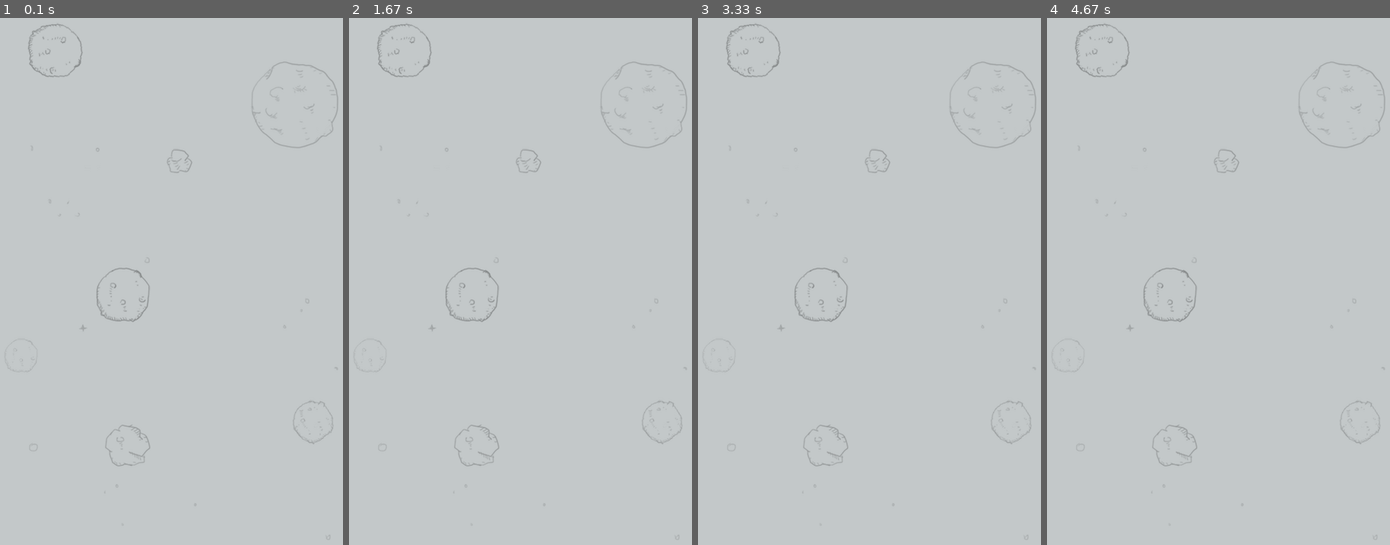
Above: before the commit, frames 1-4 (left to right).
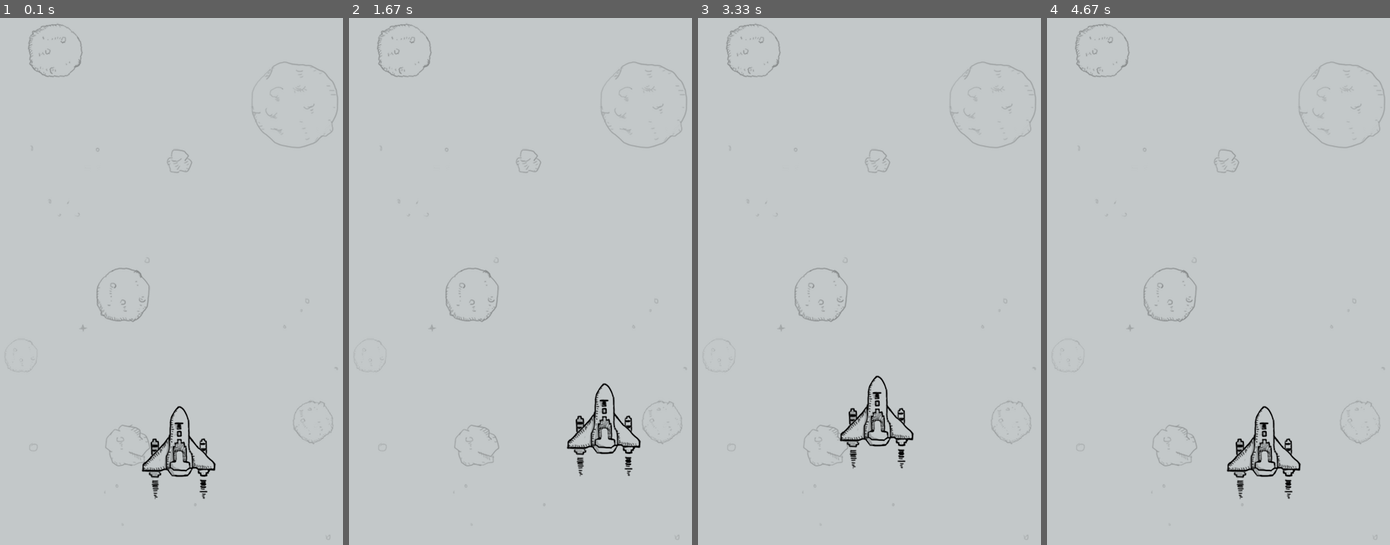
Above: after the commit, the same moments.

Repository: yuyi1266173/AircraftWar_PyGame
Game: pygame game, started from main.py
Two runs of this game, one before a commit and one after it. Both use one fixed random seed, a clock stepped at 60 frames per second and the inputs below.
Inputs:
- Up to frame 1 (0.1 s): no input
- Up to frame 2 (1.67 s): hold Right 0.33-0.8 s; hold Up 0.83-1.13 s; hold Right 1.17-1.63 s
- Up to frame 3 (3.33 s): hold Left 1.67-2.2 s; hold Down 2.23-2.53 s; hold Left 2.57-2.97 s; hold Up from 3 s (still down)
- Up to frame 4 (4.67 s): release Up at 3.37 s; hold Right 3.4-4.03 s; hold Down 4.07-4.43 s; hold Left from 4.47 s (still down)

The runs differ from the first frame. In frame 1, 1.0% of the frame differs, in the area x 41-63%, y 73-92%; in frame 2, 1.0%; in frame 3, 1.0%; in frame 4, 1.0%.

Commit message:
add Myplane

Diff:
--- a/main.py
+++ b/main.py
@@ -5,6 +5,7 @@
 from pygame.locals import *
 from sys import exit
 import traceback
+from myplane import MyPlane
 
 def main():
 	pygame.mixer.pre_init()
@@ -14,6 +15,7 @@
 
 	screen = pygame.display.set_mode(bg_size)
 	pygame.display.set_caption("AircraftWar")
+	pygame.key.set_repeat(100, 100)
 
 	background = pygame.image.load('images/background.png').convert()
 
@@ -23,6 +25,8 @@
 	clock = pygame.time.Clock()
 	pygame.mixer.music.play()
 
+	me = MyPlane(bg_size)
+
 	running = True
 
 	while running:
@@ -30,7 +34,18 @@
 			if event.type == QUIT:
 				exit()
 
-		screen.blit( background,(0, 0) )
+			if event.type == KEYDOWN:
+				if event.key == K_LEFT:
+					me.moveLeft()
+				elif event.key == K_RIGHT:
+					me.moveRight()
+				elif event.key == K_UP:
+					me.moveUp()
+				elif event.key == K_DOWN:
+					me.moveDown()
+
+		screen.blit( background, (0, 0) )
+		screen.blit( me.image, me.rect )
 		clock.tick(60)
 
 		#pygame.display.flip()
--- /dev/null
+++ b/myplane.py
@@ -0,0 +1,38 @@
+#!python3
+#-*- coding: utf-8 -*-
+
+import pygame
+
+class MyPlane(pygame.sprite.Sprite):
+	def __init__(self, bg_size):
+		super(pygame.sprite.Sprite, self).__init__()
+		self.image = pygame.image.load('images/me1.png').convert_alpha()
+		self.moveSpace = (bg_size[0], bg_size[1] - 60)
+		self.rect = self.image.get_rect()
+		self.rect.left = (self.moveSpace[0] - self.rect.width) // 2
+		self.rect.top = self.moveSpace[1] - self.rect.height
+		self.speed = 10
+
+	def moveUp(self):
+		if self.rect.top > 0:
+			self.rect.top -= self.speed
+		else:
+			self.rect.top = 0
+
+	def moveDown(self):
+		if self.rect.bottom < self.moveSpace[1]:
+			self.rect.bottom += self.speed
+		else:
+			self.rect.bottom = self.moveSpace[1]
+
+	def moveLeft(self):
+		if self.rect.left > 0:
+			self.rect.left -= self.speed
+		else:
+			self.rect.left = 0
+
+	def moveRight(self):
+		if self.rect.right < self.moveSpace[0]:
+			self.rect.right += self.speed
+		else:
+			self.rect.right = self.moveSpace[0]
